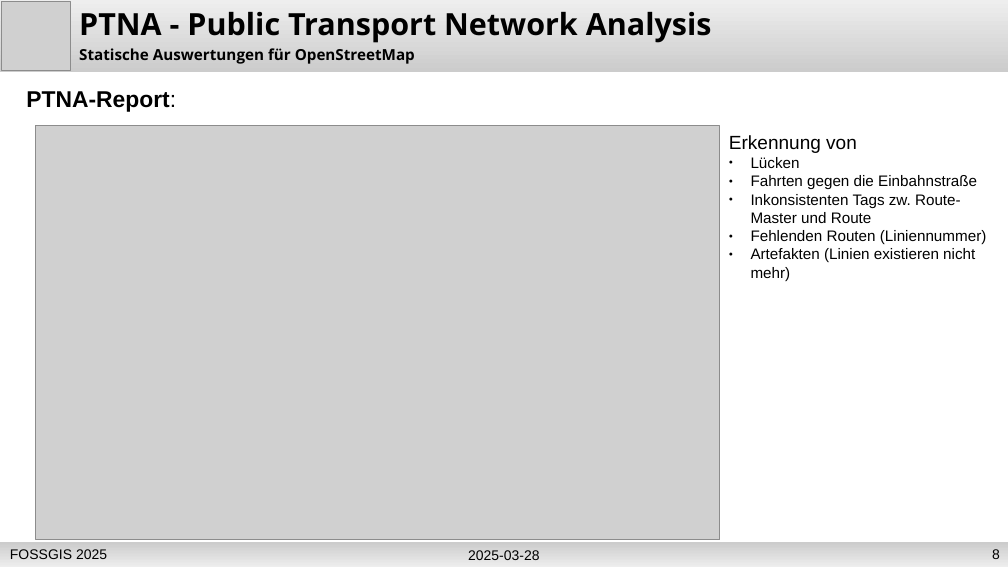
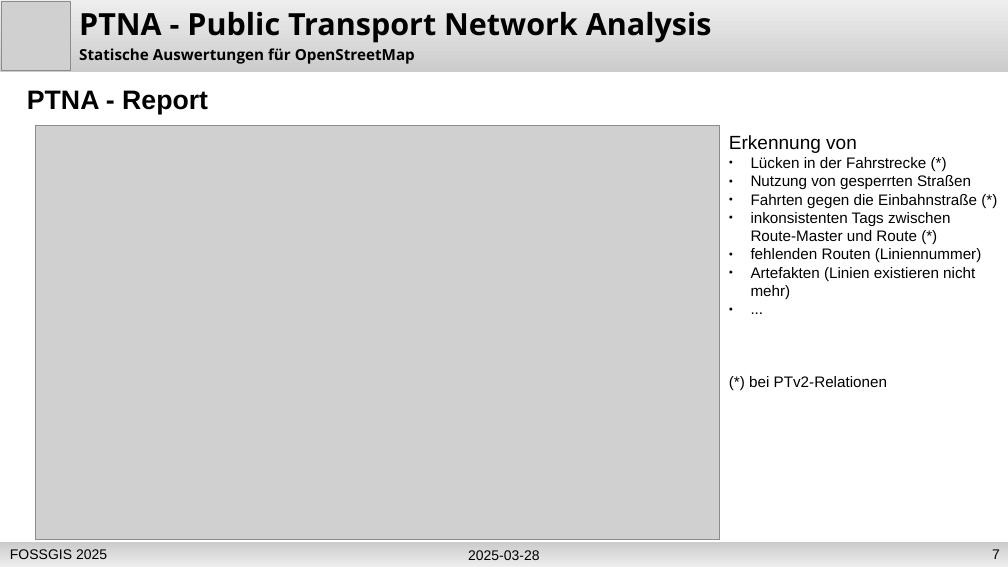
Before and after one commit to osm-ToniE/ptna-www, a slide deck: slide 7 of de/fossgis_2025_PTNA_Erdmann.odp (slide 8 before the commit). Drawn at 1008x567 pixels with LibreOffice and Linux fonts; fonts in the diff are those of the drawing; grey boxes stand for pictures. Boxes give left, top, right and bottom in pixels: in the first picture for what was removed or moved away, otherwise in the second. Text is boxed around its words. In the diff, an @@ line names an element or a change of style, - is before the commit and + after.

```diff
--- a/de/fossgis_2025_PTNA_Erdmann.odp
+++ b/de/fossgis_2025_PTNA_Erdmann.odp
@@ text at <box>27,90,208,115</box>: text changed; size 18 to 21 pt @@
-PTNA-Report:
+PTNA - Report
@@ text at <box>751,157,982,262</box>: text changed @@
-● Lücken
-● Fahrten gegen die Einbahnstraße
-● Inkonsistenten Tags zw. Route-Master und Route
-● Fehlenden Routen (Liniennummer)
+● Lücken in der Fahrstrecke (*)
+● Nutzung von gesperrten Straßen
+● Fahrten gegen die Einbahnstraße (*)
+● inkonsistenten Tags zwischen Route-Master und Route (*)
+● fehlenden Routen (Liniennummer)
@@ text at <box>749,376,887,387</box>: paragraphs added @@
+● ...
+(*) bei PTv2-Relationen
@@ page number at <box>992,549,1000,559</box>: text changed @@
-8
+7
```
Also in this commit, not shown: 9 other slides changed, 1 slide added.
